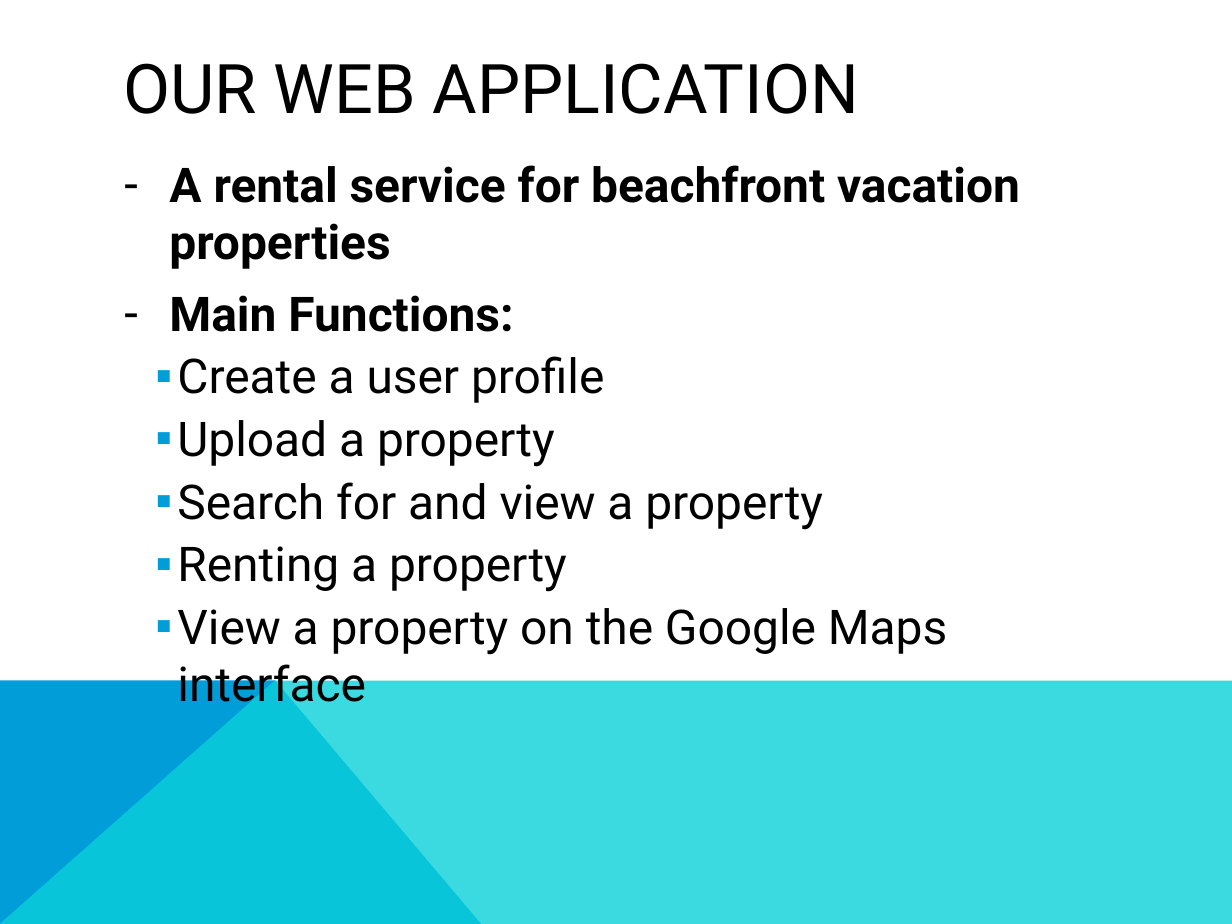
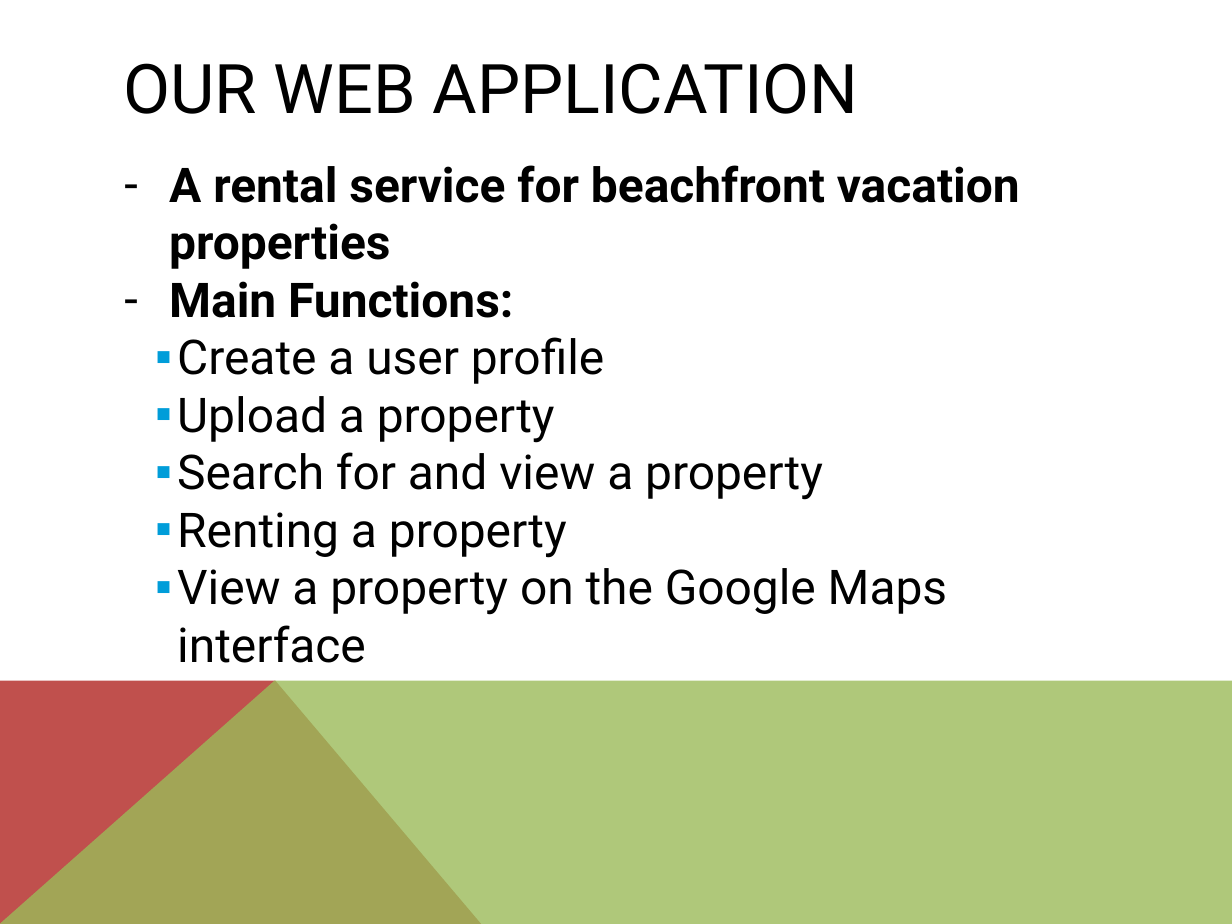
Before and after one commit to UMBC-CMSC447/Section-1-Team-3, a slide deck: slide 2 of Spiral_2_Documentation/Presentation_S2.pptx. Drawn at 1232x924 pixels with LibreOffice and Linux fonts; fonts in the diff are those of the drawing. Boxes give left, top, right and bottom in pixels: in the first picture for what was removed or moved away, otherwise in the second. Text is boxed around its words. In the diff, an @@ line names an element or a change of style, - is before the commit and + after.

```diff
--- a/Spiral_2_Documentation/Presentation_S2.pptx
+++ b/Spiral_2_Documentation/Presentation_S2.pptx
@@ text "A rental service for beachfront ..." at [169,165,1020,615]: indent changed; less space between paragraphs @@
@@ freeform shape at [0,680,482,924]: fill #009DD9 to #C0504D @@
@@ freeform shape at [0,680,1232,924]: fill #0BD0D9 at 80% opacity to #9BBB59 at 80% opacity @@
```
Also in this commit, not shown: 3 other slides changed, 1 slide added, 1 slide removed.
